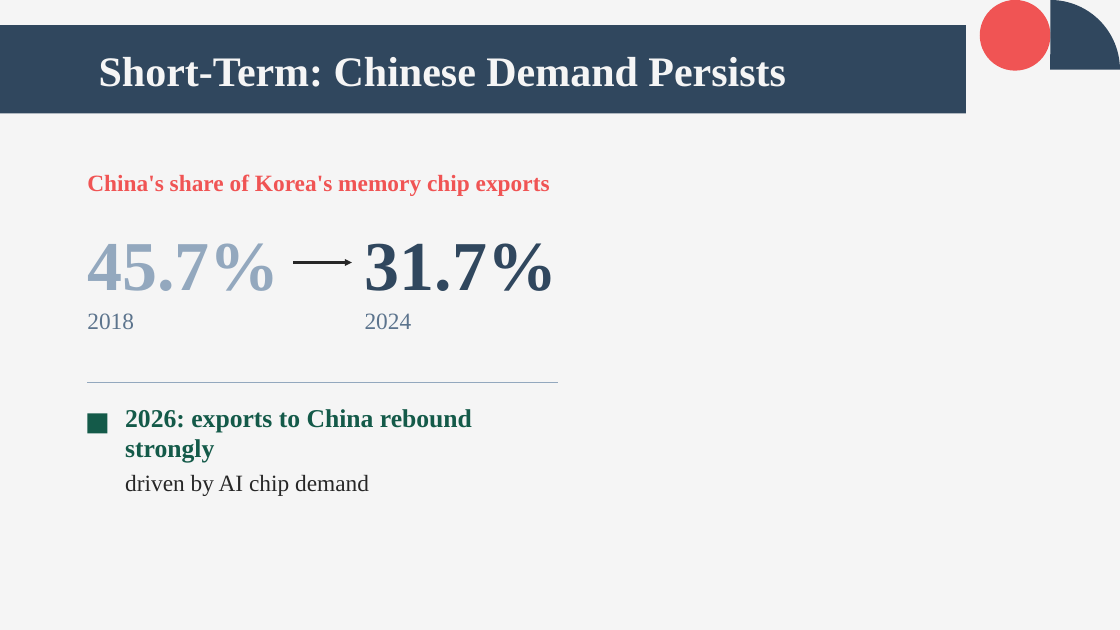
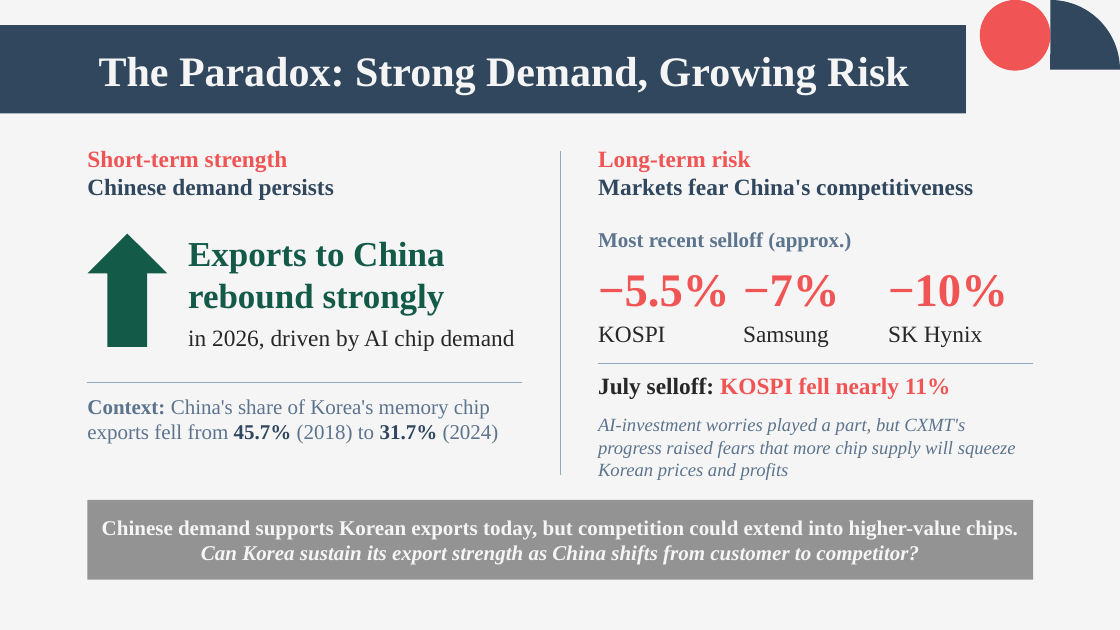
Before and after one commit to andyandrewc21-cyber/owner-repo, a slide deck: slide 6 of korea-china-trade.pptx. Drawn at 1120x630 pixels with LibreOffice and Linux fonts; fonts in the diff are those of the drawing. Boxes give left, top, right and bottom in pixels: in the first picture for what was removed or moved away, otherwise in the second. Text is boxed around its words. In the diff, an @@ line names an element or a change of style, - is before the commit and + after.

```diff
--- a/korea-china-trade.pptx
+++ b/korea-china-trade.pptx
@@ title at [99,57,909,94]: text changed @@
-Short-Term: Chinese Demand Persists
+The Paradox: Strong Demand, Growing Risk
@@ text at [87,151,334,200]: text changed; text colour #F05454 to #30475E @@
-China's share of Korea's memory chip exports
+Short-term strength
+Chinese demand persists
@@ line added from (560, 151) to (560, 475), #93A8BE 0.75 pt @@
@@ text added at [598,151,973,200], 20 pt, text #30475E, bold @@
+Long-term risk
+Markets fear China's competitiveness
@@ up arrow added at [87,234,167,347], fill #145A49 @@
@@ text added at [598,232,851,252], 18 pt, text #5C748D, bold @@
+Most recent selloff (approx.)
@@ text added at [188,241,445,315], 30 pt, text #145A49, bold @@
+Exports to China rebound strongly
@@ arrow removed from (293, 262) to (352, 262) @@
@@ text removed at [365,243,558,291] @@
-31.7%
@@ text added at [598,275,729,307], 40 pt, text #F05454, bold @@
+−5.5%
@@ text at [743,275,840,307]: text changed; size 60 to 40 pt; text colour #93A8BE to #F05454 @@
-45.7%
+−7%
@@ text added at [888,275,1008,307], 40 pt, text #F05454, bold @@
+−10%
@@ text removed at [87,313,134,329] @@
-2018
@@ text removed at [365,313,412,329] @@
-2024
@@ text added at [598,326,665,342], 20 pt, text #272727 @@
+KOSPI
@@ text added at [743,326,829,347], 20 pt, text #272727 @@
+Samsung
@@ text added at [888,326,982,347], 20 pt, text #272727 @@
+SK Hynix
@@ text at [188,330,515,351]: text changed; size 22 to 20 pt; text colour #145A49 to #272727; bold off @@
-2026: exports to China rebound strongly
-driven by AI chip demand
+in 2026, driven by AI chip demand
@@ line moved from (87, 382) - (558, 382) to (87, 382) - (523, 382) @@
@@ line added from (598, 364) to (1033, 364), #93A8BE 0.75 pt @@
@@ text added at [598,377,950,399], 20 pt, text #F05454, bold @@
+July selloff: KOSPI fell nearly 11%
@@ rectangle removed at [87,413,108,434] @@
@@ text added at [87,399,499,444], 18 pt, text #5C748D @@
+Context: China's share of Korea's memory chip exports fell from 45.7% (2018) to 31.7% (2024)
@@ text added at [598,418,1016,480], 16 pt, text #5C748D, italic @@
+AI-investment worries played a part, but CXMT's progress raised fears that more chip supply will squeeze Korean prices and profits
@@ rectangle added at [87,500,1033,580], fill #939393, 18 pt, text #F5F5F5, bold @@
+Chinese demand supports Korean exports today, but competition could extend into higher-value chips. Can Korea sustain its export strength as China shifts from customer to competitor?
```
Also in this commit, not shown: 1 slide removed.
